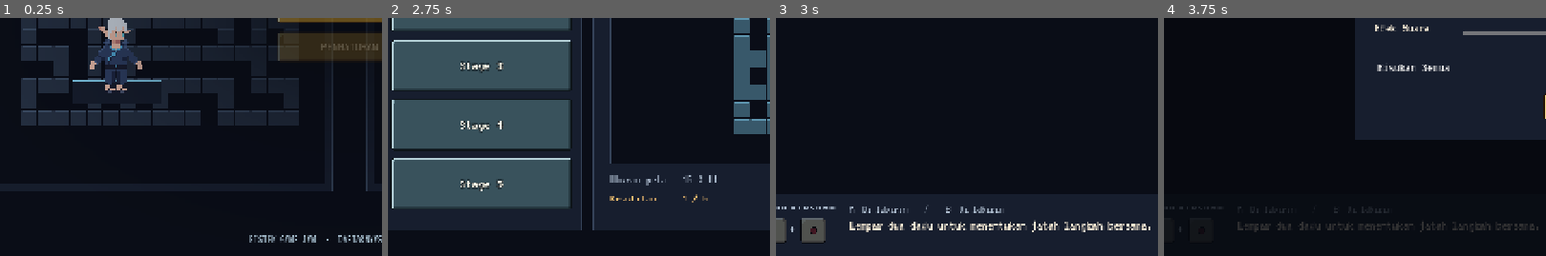
Above: before the commit, frames 1-4 (left to right).
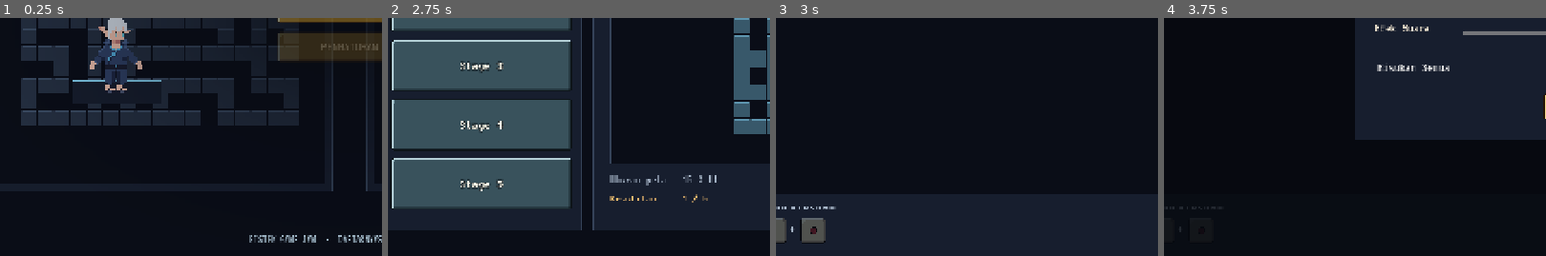
Above: after the commit, the same moments.

Repository: RISTEK-GAMEJAM/DaftarnyaSambilMakanBebek
Game: Godot game, scene res://scenes/ui/main_menu.tscn
Two runs of this game, one before a commit and one after it. Both use one fixed random seed, a clock stepped at 60 frames per second and the inputs below. Sound files missing from this copy of the repository are replaced by a short silence.
Inputs:
- Up to frame 1 (0.25 s): no input
- Up to frame 2 (2.75 s): click "MULAI MAIN" at 0.5 s; click "Stage 1" at 1.25 s; click "Stage 1" at 2 s
- Up to frame 3 (3 s): click "Mulai Stage" at 2.75 s
- Up to frame 4 (3.75 s): click "PENGATURAN" at 3.5 s
The pictures show only the part of the screen within x 4-54%, y 50-100%; the shares and areas given below are measured in that part.

Frames 1-2 are identical in both runs. In frame 3, 1.9% of the frame differs, in the area x 19-98%, y 78-90%; in frame 4, 0.9%.

Commit message:
ui: brighten low-turn counter via self_modulate and remove bottom HUD hint noise

Diff:
--- a/scripts/papan_labirin_kembar.gd
+++ b/scripts/papan_labirin_kembar.gd
@@ -31,9 +31,7 @@
 var _stage_label: Label
 var _pov_label: Label
 var _turns_left: TurnsLeft
-var _team_label: Label
 var _dice_label: Label
-var _hint: Label
 var _language_button: Button
 var _options_button: Button
 var _stage_button: Button
@@ -134,11 +132,6 @@
 	var plus := UI.label(bottom, "+", 22, UI.MUTED)
 	UI.place(plus, Rect2(88, 55, 17, 24))
 
-	UI.box(bottom, Rect2(174, 19, 1, 78), UI.LINE)
-	_team_label = UI.label(bottom, "", 21, UI.MUTED)
-	UI.place(_team_label, Rect2(200, 17, 770, 24))
-	_hint = UI.label(bottom, "", 26)
-	UI.place(_hint, Rect2(200, 45, 770, 39))
 	_preview_button = UI.button(bottom, "", _preview_other, PixelButton.Variant.SLATE, 23)
 	UI.place(_preview_button, Rect2(995, 35, 191, 51))
 	_roll_button = UI.button(bottom, "", _roll, PixelButton.Variant.GOLD, 27)
@@ -157,15 +150,6 @@
 	_pov_label.add_theme_color_override("font_color", UI.A if _shown_lane == 0 else UI.B)
 	_turns_left.show_count(state["turns_left"], state["round"], phase == TwinLabyrinth.Phase.ROLL)
 	_dice_label.text = Lang.t("shared_dice")
-	var statuses: Array[String] = []
-	for character in range(2):
-		var key := "elf_ready"
-		if state["escaped"][character]:
-			key = "status_escaped"
-		elif state["captured"][character]:
-			key = "status_captured"
-		statuses.append("%s  %s" % [_letter(character), Lang.t(key)])
-	_team_label.text = "    /    ".join(statuses)
 	_language_button.text = Lang.button_label()
 	_language_button.tooltip_text = Lang.t("lang_tooltip")
 	_options_button.text = Lang.t("menu_options")
@@ -181,16 +165,6 @@
 	_end_button.text = Lang.t("end_turn")
 	_options_button.disabled = _busy
 	_stage_button.disabled = _busy
-	if phase == TwinLabyrinth.Phase.DUEL:
-		_hint.text = Lang.t("duel_board_hint")
-	elif preview:
-		_hint.text = Lang.t("preview_hint", [_letter(lane)])
-	elif phase == TwinLabyrinth.Phase.ROLL:
-		_hint.text = Lang.t("roll_hint")
-	elif phase == TwinLabyrinth.Phase.MOVE and not _game.should_end_turn():
-		_hint.text = Lang.t("move_hint", [_letter(lane)])
-	else:
-		_hint.text = ""
 	var steps: Array[Vector2i] = []
 	if not _busy and not preview:
 		steps = _game.available_steps()
--- a/scripts/turns_left.gd
+++ b/scripts/turns_left.gd
@@ -1,8 +1,11 @@
 extends TextureRect
+
+const UI = preload("res://scripts/maze_ui.gd")
 
 @export var high_texture: Texture2D
 @export var medium_texture: Texture2D
 @export var low_texture: Texture2D
+@export var low_tint := Color(2.3, 1.35, 1.35, 1.0)
 
 @onready var _caption: Label = $Caption
 @onready var _value: Label = $Value
@@ -13,6 +16,8 @@
 	_caption.text = Lang.t("turns_left")
 	_round.text = Lang.t("round_number", [round_number])
 	_value.text = "—" if waiting_for_roll else str(turns_left)
+	self_modulate = Color.WHITE
+	_value.add_theme_color_override("font_color", UI.INK)
 	if waiting_for_roll:
 		texture = medium_texture
 	elif turns_left >= 9:
@@ -21,3 +26,5 @@
 		texture = medium_texture
 	else:
 		texture = low_texture
+		self_modulate = low_tint
+		_value.add_theme_color_override("font_color", UI.DANGER)
